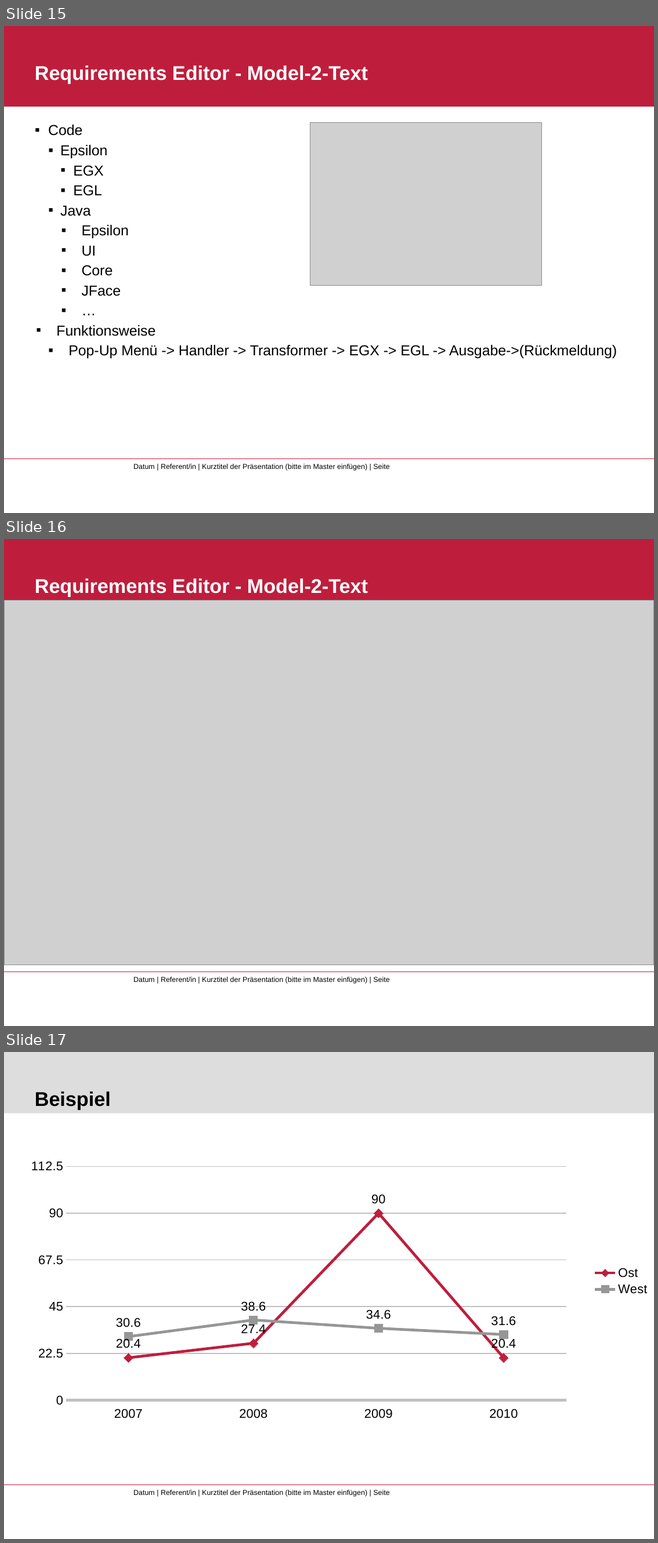
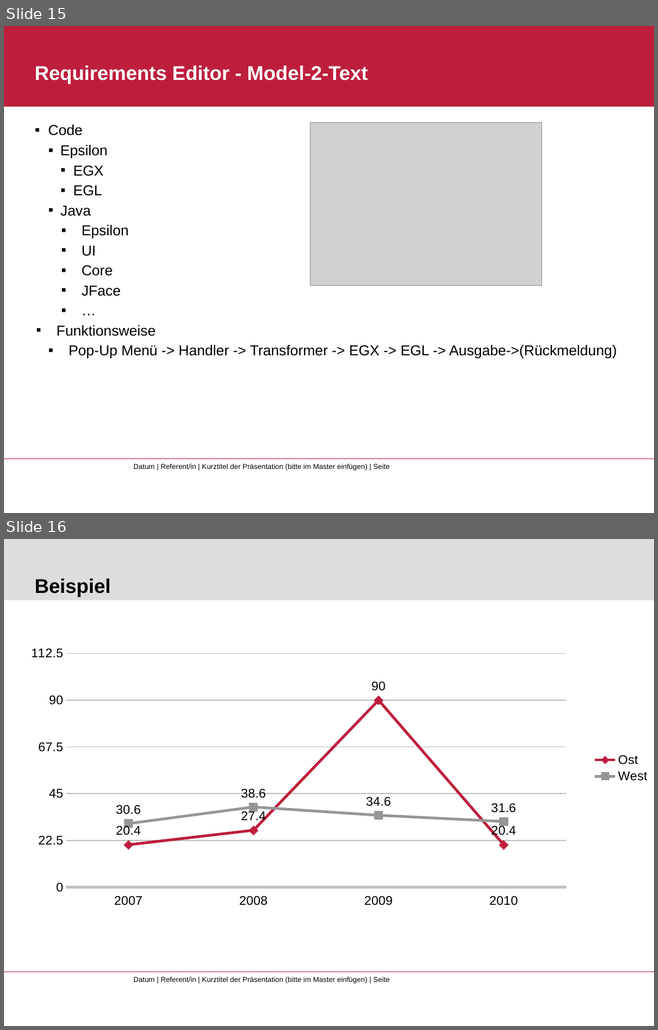
Before and after one commit to Kogoro/RequirementsEditor, a slide deck: PPT/MBSE - RequirementsEditor.pptx. Shown one above the other, each under a label of ours: slides 15, 16 and 17 before the commit, slides 15 and 16 after it. The pictures are 658x1543 and 658x1030 pixels, drawn with LibreOffice and Linux fonts; fonts in the diff are those of the drawing; grey boxes stand for pictures; background and template pictures are left out. Boxes give left, top, right and bottom in pixels: in the first picture for what was removed or moved away, otherwise in the second. Text is boxed around its words. In the diff, an @@ line names an element or a change of style, - is before the commit and + after.

```diff
--- a/PPT/MBSE - RequirementsEditor.pptx
+++ b/PPT/MBSE - RequirementsEditor.pptx
@@ slide 16 removed at (4, 539, 654, 1026), background #FFFFFF; not listed: 3 template elements that a slide beside it also shows @@
@@ rectangle removed at (4, 539, 654, 620) @@
@@ title removed at (35, 578, 368, 597) @@
-Requirements Editor - Model-2-Text
@@ picture removed at (4, 600, 654, 965) @@
@@ what was slide 17 is now slide 16 @@
```
Also in this commit, not shown: 3 slides changed, 3 other files.
